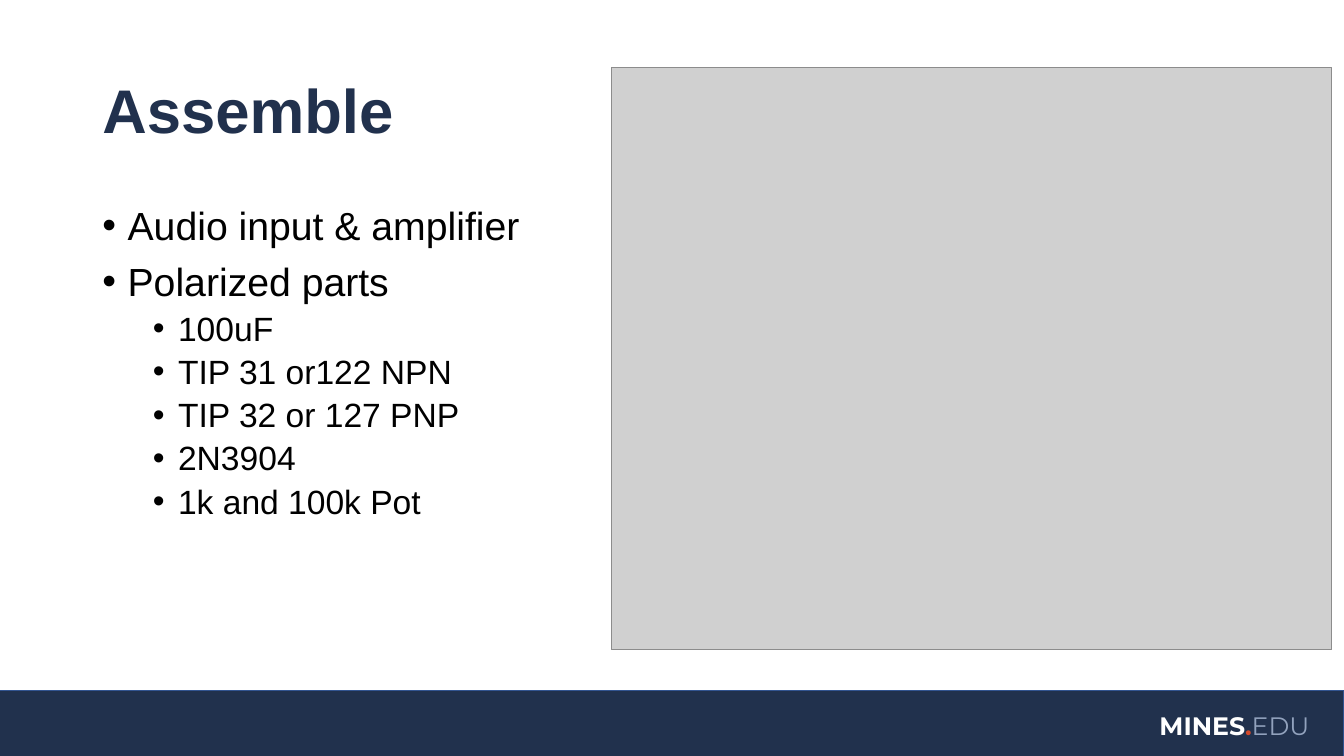
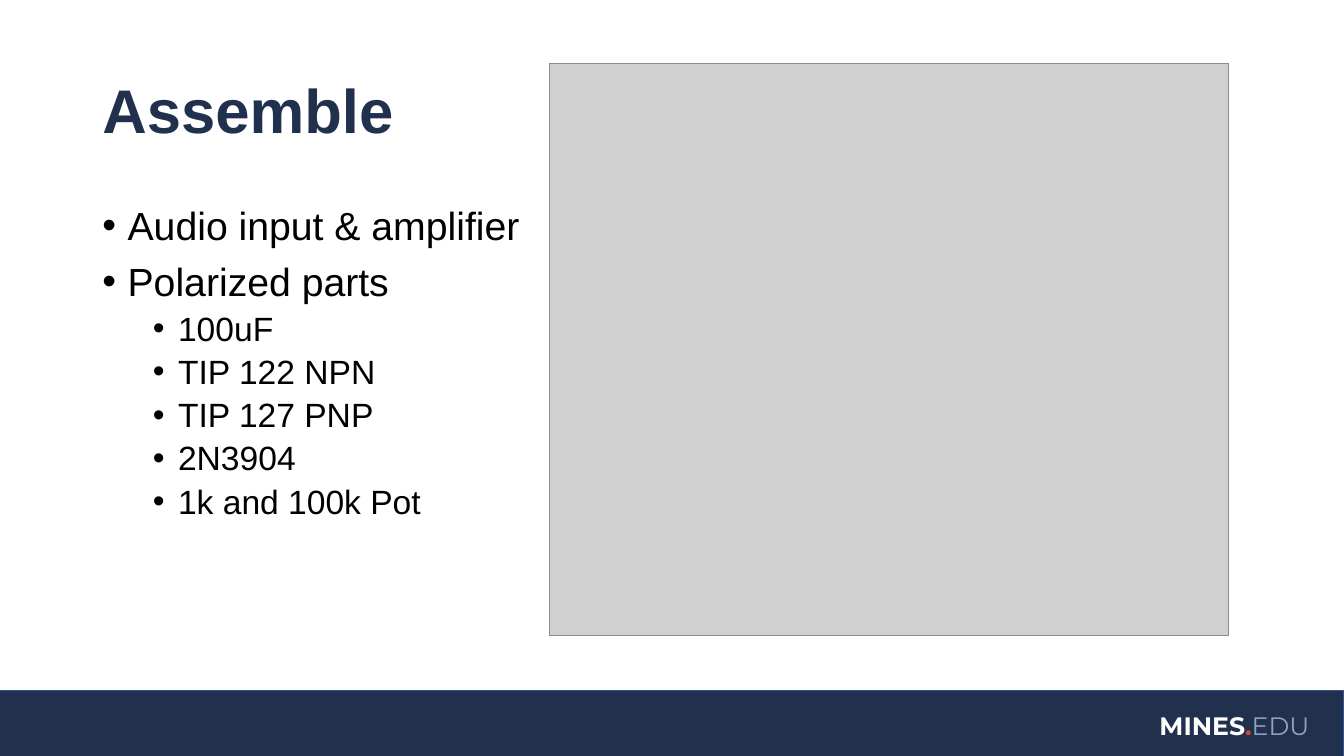
Before and after one commit to coulston/Active-Devices, a slide deck: slide 6 of Labs/lab21 audio amplifierTheory/amplifierTheory.pptx. Drawn at 1344x756 pixels with LibreOffice and Linux fonts; fonts in the diff are those of the drawing; grey boxes stand for pictures; background and template pictures are left out. Boxes give left, top, right and bottom in pixels: in the first picture for what was removed or moved away, otherwise in the second. Text is boxed around its words. In the diff, an @@ line names an element or a change of style, - is before the commit and + after.

```diff
--- a/Labs/lab21 audio amplifierTheory/amplifierTheory.pptx
+++ b/Labs/lab21 audio amplifierTheory/amplifierTheory.pptx
@@ picture: place and size @@
-picture at bbox=[611, 68, 1332, 650]
+picture at bbox=[551, 64, 1230, 636]
@@ text at bbox=[178, 360, 375, 427]: text changed @@
-  • TIP 31 or122 NPN
-  • TIP 32 or 127 PNP
+  • TIP 122 NPN
+  • TIP 127 PNP
```
Also in this commit, not shown: 18 other files.
